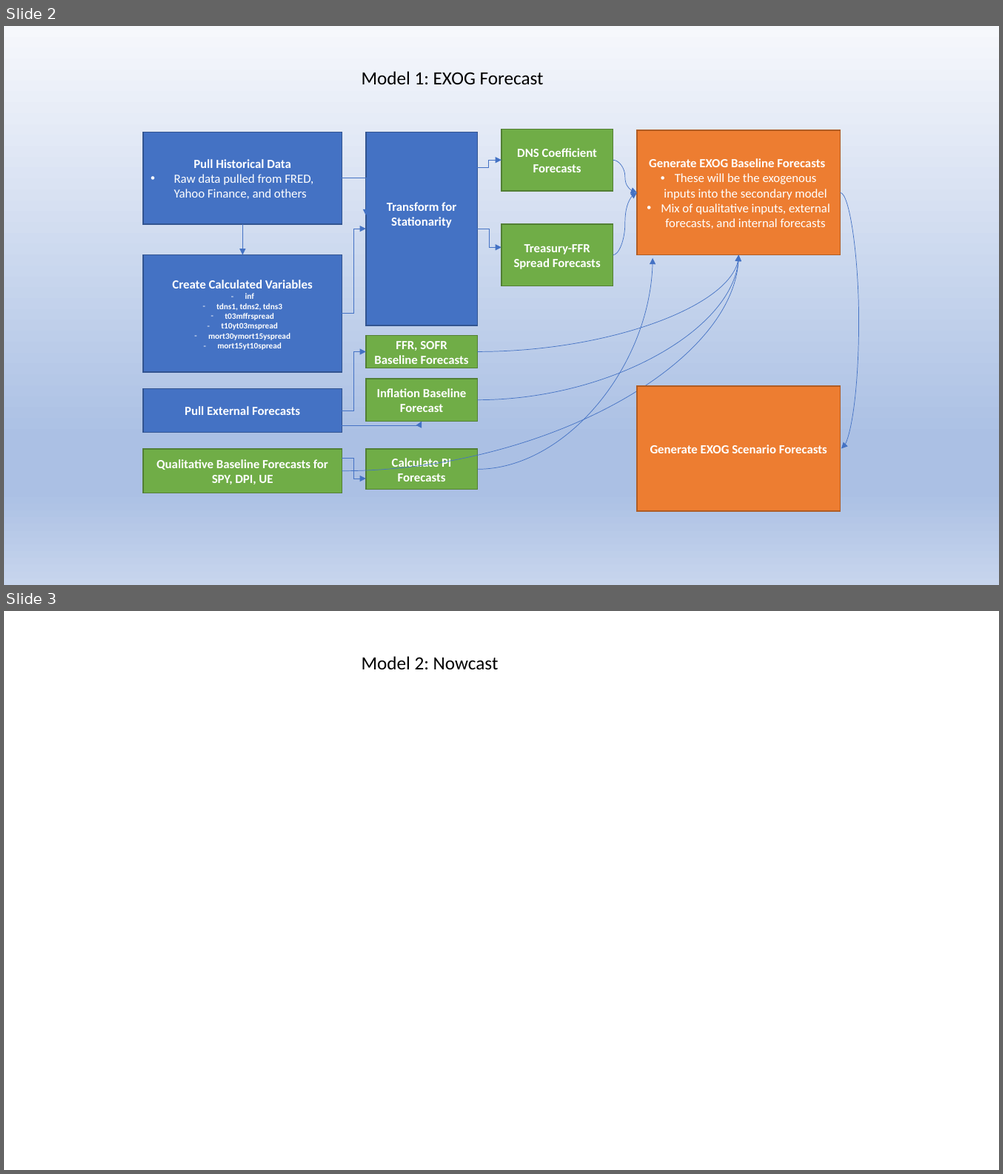
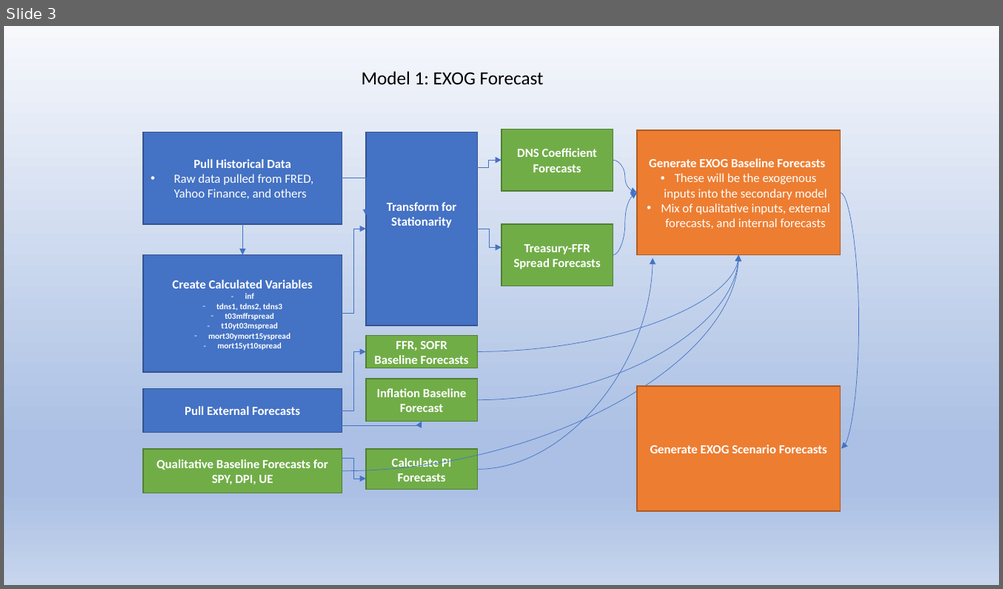
Before and after one commit to bongohead/econforecasting-r, a slide deck: documentation-templates/model-flow.pptx. Shown one above the other, each under a label of ours: slides 2 and 3 before the commit, slide 3 after it. The pictures are 1003x1174 and 1003x589 pixels, drawn with LibreOffice and Linux fonts; fonts in the diff are those of the drawing. Boxes give left, top, right and bottom in pixels: in the first picture for what was removed or moved away, otherwise in the second. Text is boxed around its words. In the diff, an @@ line names an element or a change of style, - is before the commit and + after.

```diff
--- a/documentation-templates/model-flow.pptx
+++ b/documentation-templates/model-flow.pptx
@@ slide 3 removed at bbox=[4, 611, 999, 1170], background #FFFFFF @@
@@ text removed at bbox=[361, 656, 498, 669] @@
-Model 2: Nowcast
@@ what was slide 2 is now slide 3 @@
```
Also in this commit, not shown: 2 slides added, 13 other files.
